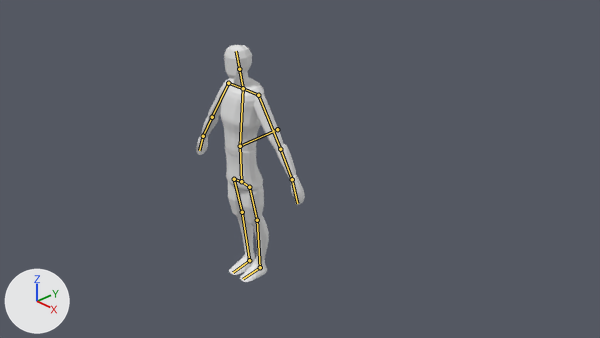
An edit to the Blender file Raw assets/Models/Ditherman.blend, drawn before and after from the same camera.
Camera for both pictures: the file's camera 'Camera'. The lights are fixed; the arrows at lower left show +X, +Y and +Z. The bones that bend it are drawn over the model as lines.
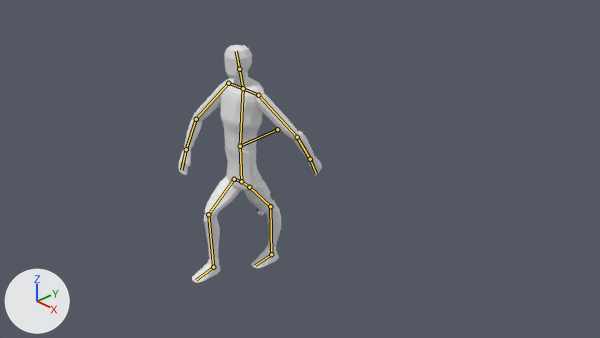
The newer file adds an action. The first version stands in its rest pose; the second is drawn at frame 7 of the action 'ArmatureAction'.

Changed parts and their boxes (x1, y1, x2, y2) in the pictures (600 x 338 px):
'Cube', posed (32% wider): before (196, 45, 305, 282); after (178, 45, 322, 283)
bone 'Root.005', root to tip: before (228, 83) to (212, 117); after (228, 83) to (196, 119)
bone 'Root.006', root to tip: before (212, 117) to (203, 136); after (196, 119) to (186, 149)
bone 'Root.009', root to tip: before (258, 95) to (280, 149); after (258, 95) to (297, 137)
bone 'Root.010', root to tip: before (280, 149) to (292, 179); after (297, 137) to (310, 159)
bone 'Root.014', root to tip: before (234, 179) to (242, 212); after (234, 179) to (208, 214)
bone 'Root.015', root to tip: before (242, 212) to (249, 260); after (208, 214) to (213, 267)
bone 'Root.016', root to tip: before (249, 260) to (233, 272); after (213, 267) to (196, 280)
bone 'Root.018', root to tip: before (249, 187) to (257, 220); after (249, 187) to (270, 206)
bone 'Root.019', root to tip: before (257, 220) to (260, 267); after (270, 206) to (271, 254)

The change in detail:
Bone 'Root.005' (bone_root_005) turns from (0, 0, 0) to (24, 13, 7) degrees about its own x, y and z.
Bone 'Root.006' (bone_root_006) turns from (0, 0, 0) to (0, 0, 35) degrees about its own x, y and z.
Bone 'Root.009' (bone_root_009) turns from (0, 0, 0) to (-24, 15, -2) degrees about its own x, y and z.
Bone 'Root.010' (bone_root_010) turns from (0, 0, 0) to (-3, -1, -25) degrees about its own x, y and z.
Bone 'Root.014' (bone_root_014) turns from (0, 0, 0) to (-60, 7, 8) degrees about its own x, y and z.
Bone 'Root.015' (bone_root_015) turns from (0, 0, 0) to (55, 8, -7) degrees about its own x, y and z.
Bone 'Root.016' (bone_root_016) turns from (0, 0, 0) to (7, 0, -1) degrees about its own x, y and z.
Bone 'Root.018' (bone_root_018) turns from (0, 0, 0) to (27, 0, -5) degrees about its own x, y and z.
Bone 'Root.019' (bone_root_019) turns from (0, 0, 0) to (-28, 3, 4) degrees about its own x, y and z.
